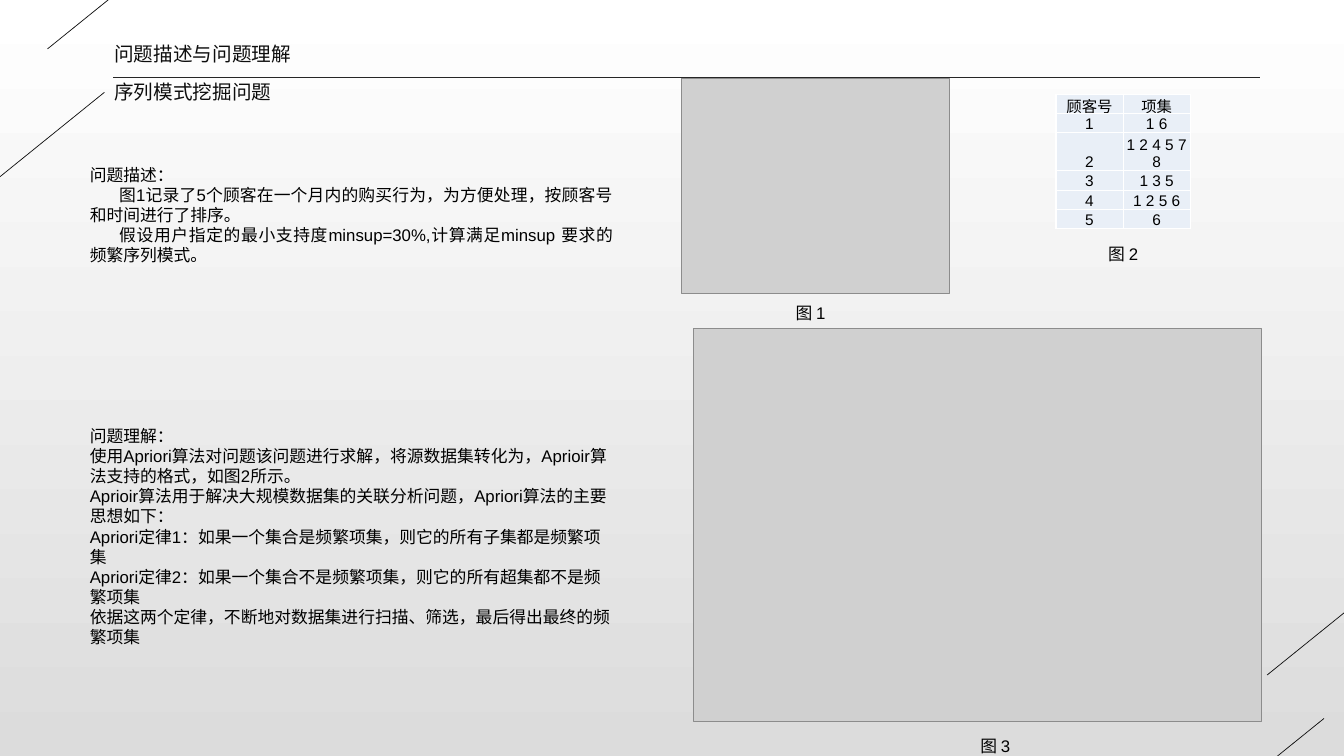
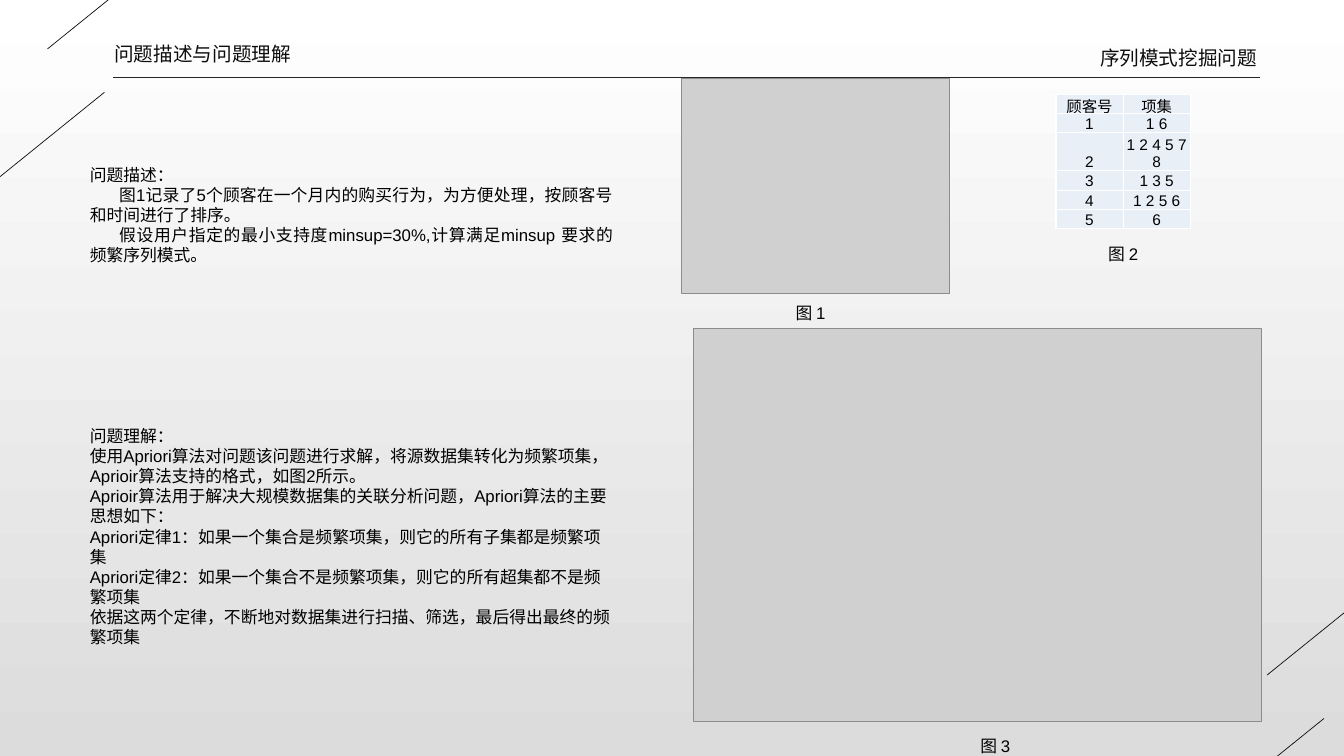
Before and after one commit to dlct-wzx/algorithmic-practice, a slide deck: slide 5 of 答辩ppt.pptx. Drawn at 1344x756 pixels with LibreOffice and Linux fonts; fonts in the diff are those of the drawing; grey boxes stand for pictures. Boxes give left, top, right and bottom in pixels: in the first picture for what was removed or moved away, otherwise in the second. Text is boxed around its words. In the diff, an @@ line names an element or a change of style, - is before the commit and + after.

```diff
--- a/答辩ppt.pptx
+++ b/答辩ppt.pptx
@@ text "序列模式挖掘问题": place and size @@
-text "序列模式挖掘问题" at bbox=[114, 82, 271, 101]
+text "序列模式挖掘问题" at bbox=[1100, 48, 1257, 67]
@@ text at bbox=[90, 448, 608, 486]: text changed @@
-使用Apriori算法对问题该问题进行求解，将源数据集转化为，Aprioir算法支持的格式，如图2所示。
+使用Apriori算法对问题该问题进行求解，将源数据集转化为频繁项集，Aprioir算法支持的格式，如图2所示。
```
Also in this commit, not shown: 5 other slides changed, 7 slides added, 5 slides removed, 10 other files.
